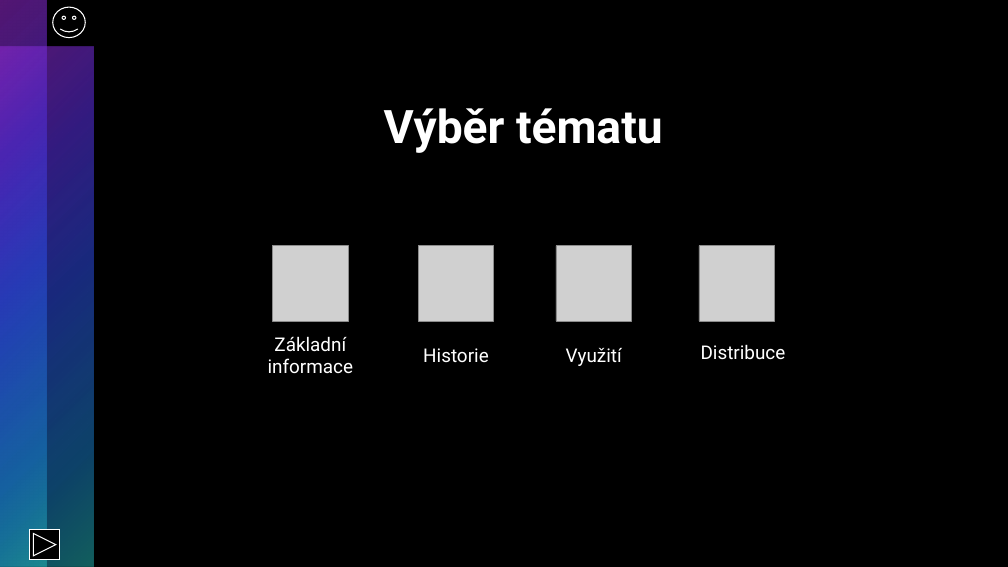
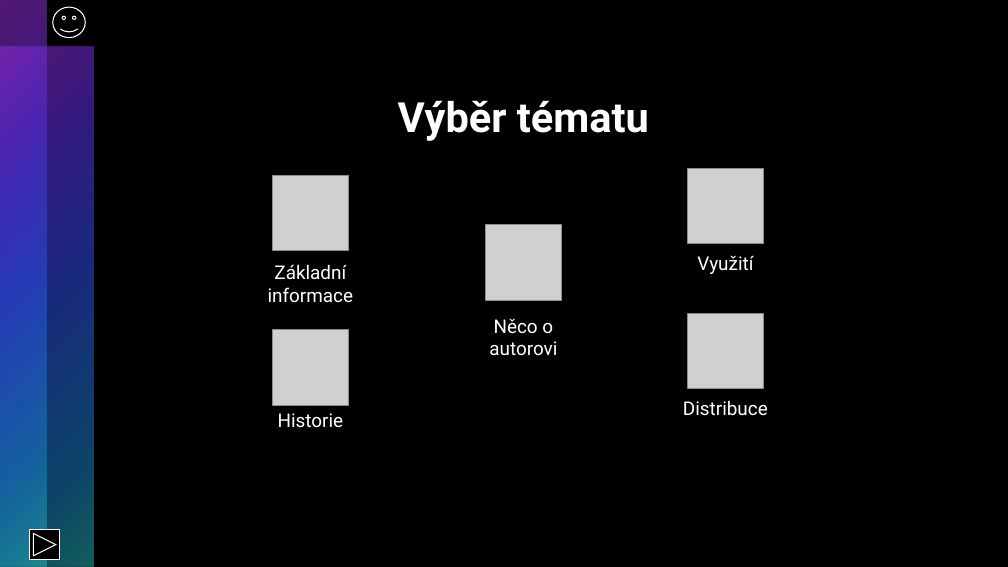
Before and after one commit to RadRoz12/Linux, a slide deck: slide 2 of Linux.pptx. Drawn at 1008x567 pixels with LibreOffice and Linux fonts; fonts in the diff are those of the drawing; grey boxes stand for pictures. Boxes give left, top, right and bottom in pixels: in the first picture for what was removed or moved away, otherwise in the second. Text is boxed around its words. In the diff, an @@ line names an element or a change of style, - is before the commit and + after.

```diff
--- a/Linux.pptx
+++ b/Linux.pptx
@@ title "Výběr tématu" at box(398, 100, 649, 141): size 44 to 39.6 pt @@
@@ picture: place and size @@
-picture at box(273, 246, 349, 321)
+picture at box(273, 175, 349, 251)
@@ picture: place and size @@
-picture at box(556, 246, 631, 321)
+picture at box(688, 169, 764, 244)
@@ picture: place and size @@
-picture at box(418, 246, 494, 321)
+picture at box(485, 225, 561, 300)
@@ text "Základní": place and size @@
-text "Základní" at box(268, 336, 353, 374)
+text "Základní" at box(268, 264, 353, 303)
@@ text "Využití": place and size @@
-text "Využití" at box(566, 348, 622, 366)
+text "Využití" at box(697, 256, 753, 274)
@@ text added at box(489, 319, 557, 356), 18 pt, text #FFFFFF @@
+Něco o autorovi
@@ picture: place and size @@
-picture at box(699, 246, 775, 321)
+picture at box(688, 313, 764, 389)
@@ picture added at box(273, 330, 349, 405) @@
@@ text "Historie": place and size @@
-text "Historie" at box(423, 348, 489, 362)
+text "Historie" at box(278, 413, 344, 428)
@@ text "Distribuce": place and size @@
-text "Distribuce" at box(701, 344, 786, 360)
+text "Distribuce" at box(683, 400, 768, 416)
```
Also in this commit, not shown: 9 other slides changed, 2 slides added, 2 slides removed.
